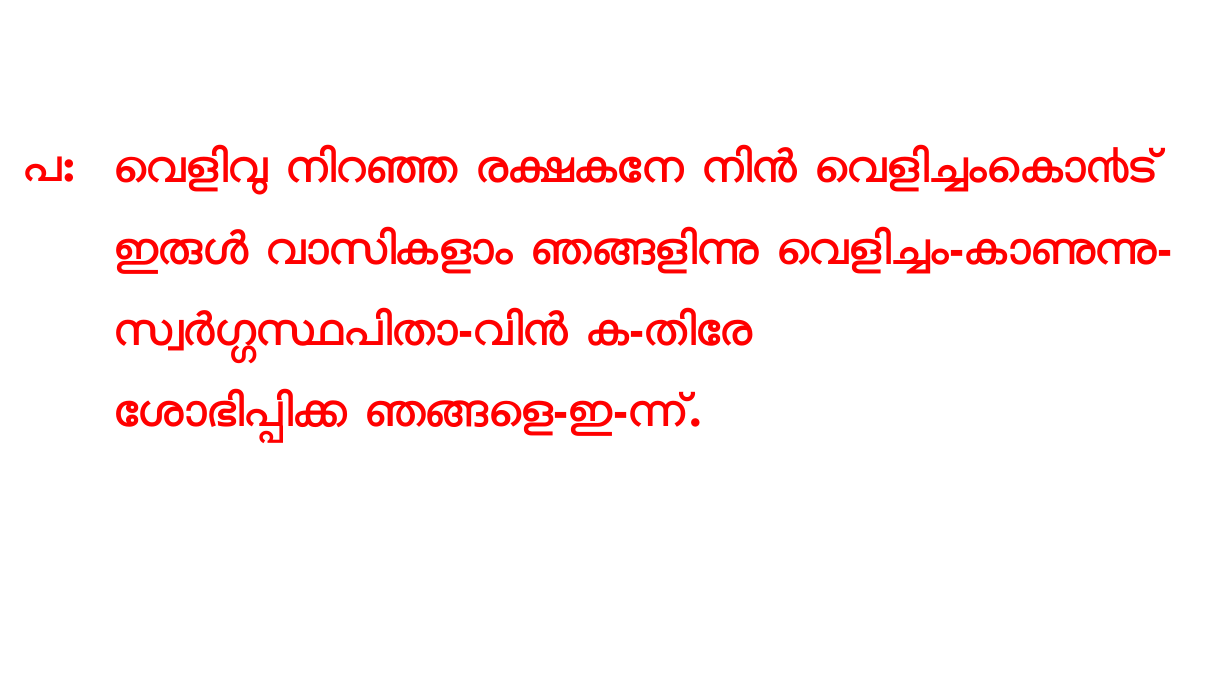
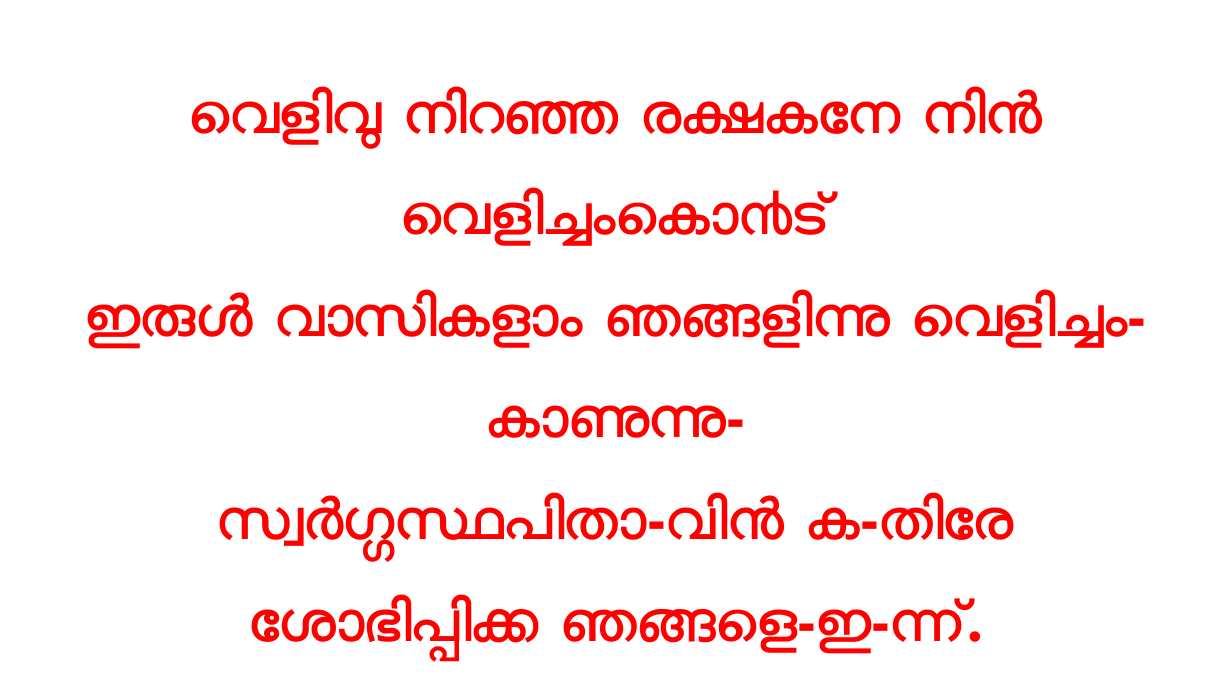
Before and after one commit to gijocode/Church_PPT_Utility, a slide deck: slide 13 of templates/malayalam_service_template.pptx. Drawn at 1232x693 pixels with LibreOffice and Linux fonts; fonts in the diff are those of the drawing. Boxes give left, top, right and bottom in pixels: in the first picture for what was removed or moved away, otherwise in the second. Text is boxed around its words. In the diff, an @@ line names an element or a change of style, - is before the commit and + after.

```diff
--- a/templates/malayalam_service_template.pptx
+++ b/templates/malayalam_service_template.pptx
@@ text "വെളിവു നിറഞ്ഞ രക്ഷകനേ നിന്‍ വെളിച്ചംകൊ൯ട്" moved from (x1=115, y1=147, x2=1172, y2=439) to (x1=85, y1=88, x2=1147, y2=656) @@
@@ text "വെളിവു നിറഞ്ഞ രക്ഷകനേ നിന്‍ വെളിച്ചംകൊ൯ട്" at (x1=85, y1=88, x2=1147, y2=656): size 35.2 to 44 pt; alignment left to centre @@
@@ text removed at (x1=24, y1=156, x2=75, y2=182) @@
-പ:
```
Also in this commit, not shown: 18 other slides changed, 1 other file.
